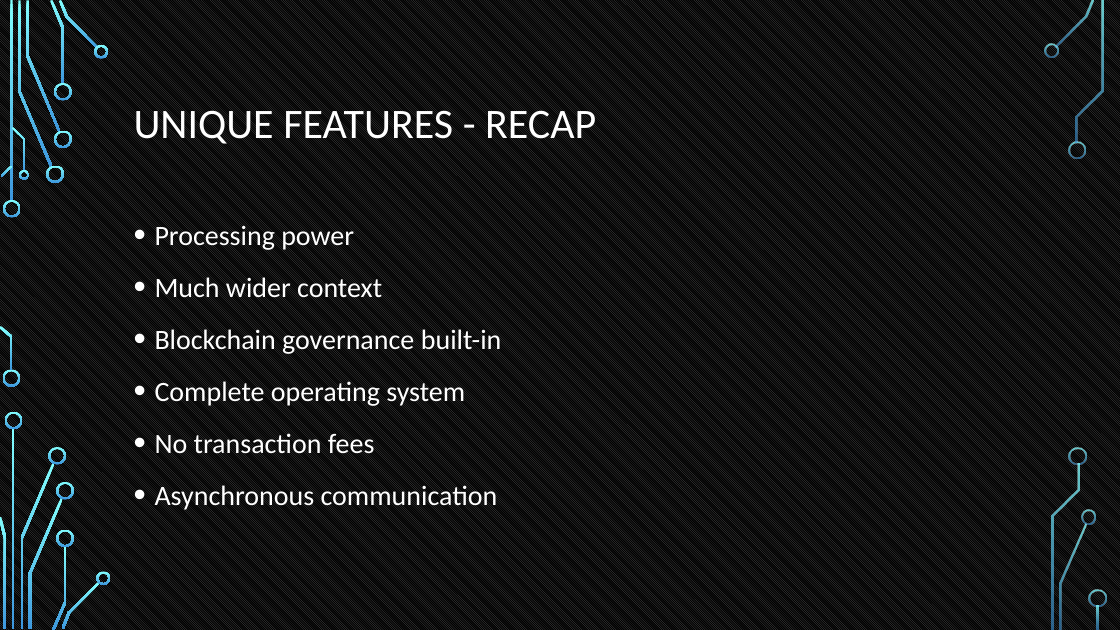
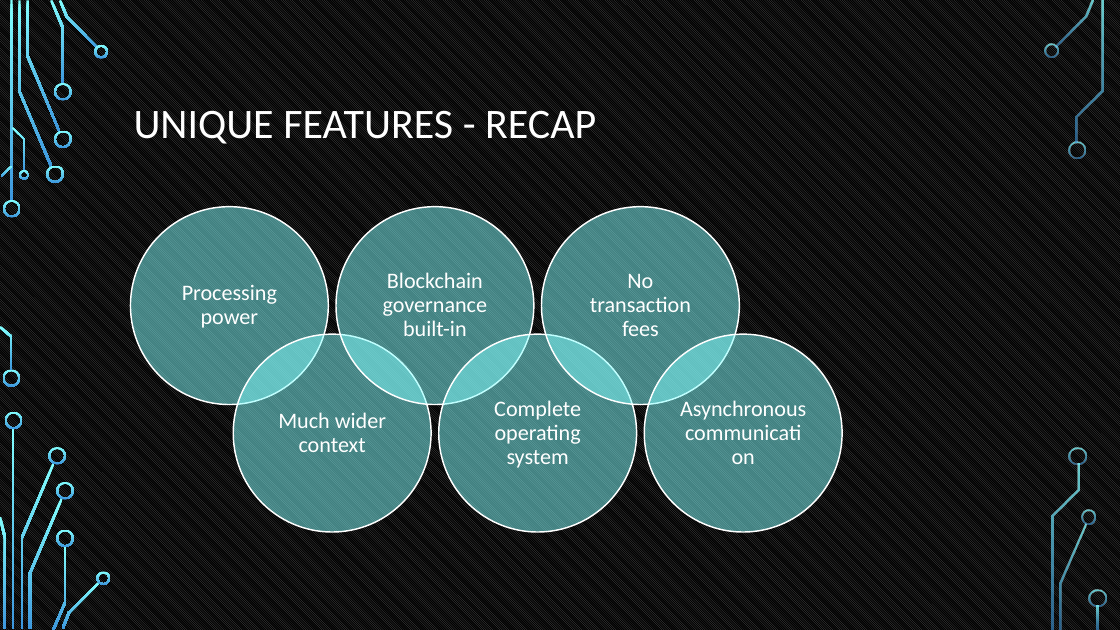
Before and after one commit to tokenika/tokenika.github.io, a slide deck: slide 35 of WarsawBlock.pptx. Drawn at 1120x630 pixels with LibreOffice and Linux fonts; fonts in the diff are those of the drawing. Boxes give left, top, right and bottom in pixels: in the first picture for what was removed or moved away, otherwise in the second. Text is boxed around its words. In the diff, an @@ line names an element or a change of style, - is before the commit and + after.

Commit message:
recap

```diff
--- a/WarsawBlock.pptx
+++ b/WarsawBlock.pptx
@@ text removed at (x1=155, y1=225, x2=501, y2=510) @@
-• Processing power
-• Much wider context
-• Blockchain governance built-in
-• Complete operating system
-• No transaction fees
-• Asynchronous communication
@@ group added at (x1=130, y1=207, x2=843, y2=533): 6 ellipses, 6 texts @@
+Processing power
+Much wider context
+Blockchain governance built-in
+Complete operating system
+No transaction fees
+Asynchronous communication
```
Also in this commit, not shown: 6 other slides changed, 1 slide added.
